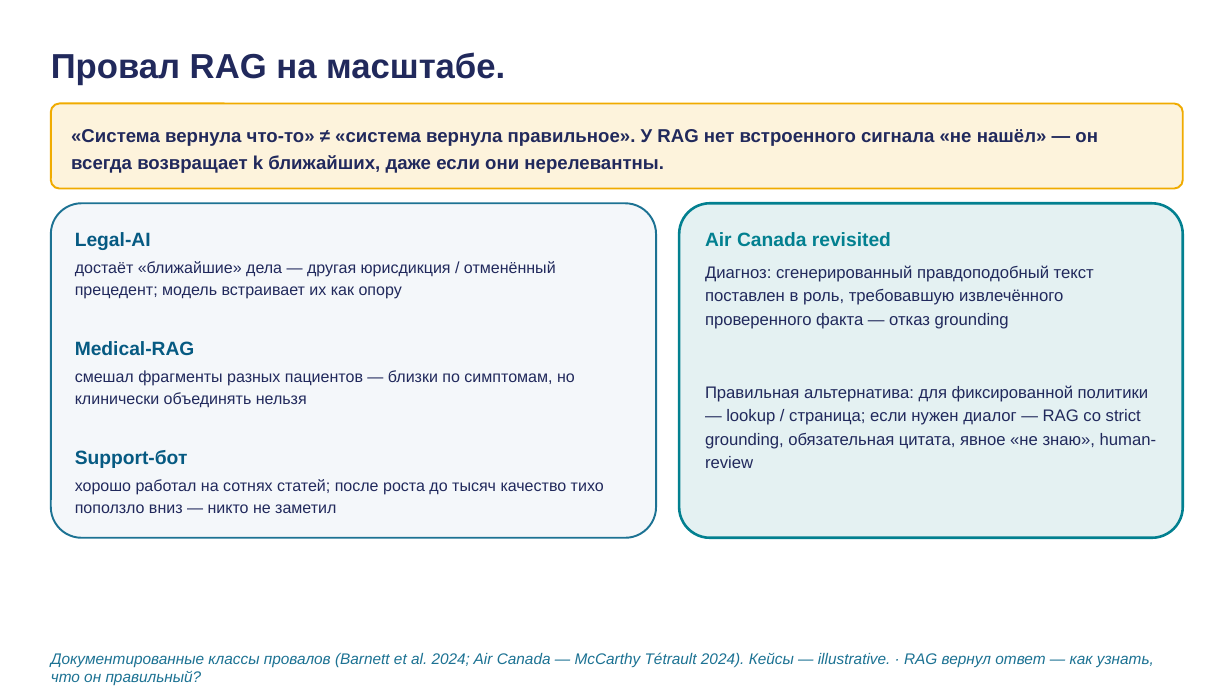
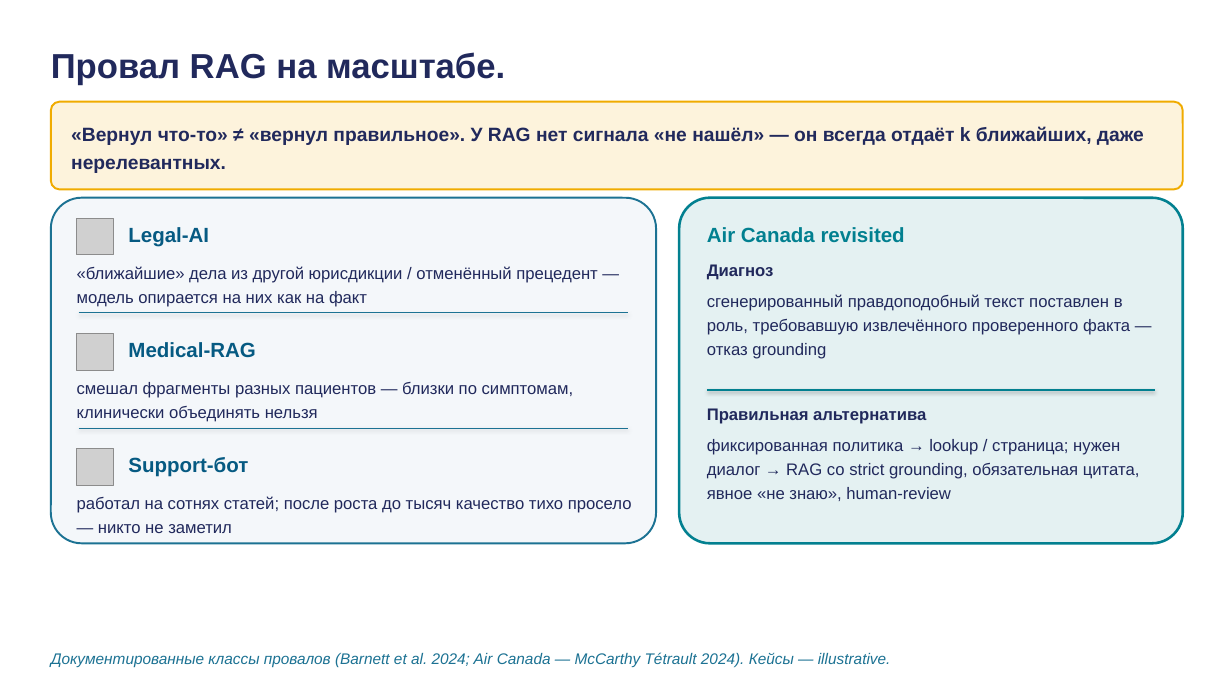
Before and after one commit to tellina-study/AI-usage-lessons, a slide deck: slide 13 of library/lectures/lec-03/rendered/lec-03.pptx. Drawn at 1232x693 pixels with LibreOffice and Linux fonts; fonts in the diff are those of the drawing; grey boxes stand for pictures. Boxes give left, top, right and bottom in pixels: in the first picture for what was removed or moved away, otherwise in the second. Text is boxed around its words. In the diff, an @@ line names an element or a change of style, - is before the commit and + after.

```diff
--- a/library/lectures/lec-03/rendered/lec-03.pptx
+++ b/library/lectures/lec-03/rendered/lec-03.pptx
@@ text at [71,126,1144,173]: text changed; size 14.5 to 15 pt @@
-«Система вернула что-то» ≠ «система вернула правильное». У RAG нет встроенного сигнала «не нашёл» — он всегда возвращает k ближайших, даже если они нерелевантны.
+«Вернул что-то» ≠ «вернул правильное». У RAG нет сигнала «не нашёл» — он всегда отдаёт k ближайших, даже нерелевантных.
@@ rounded rectangle: place and size @@
-rounded rectangle at [51,203,656,538]
+rounded rectangle at [51,198,656,543]
@@ rounded rectangle at [51,198,656,543]: proportions changed @@
@@ rounded rectangle at [679,198,1183,543]: proportions changed @@
@@ rounded rectangle: place and size @@
-rounded rectangle at [679,203,1183,538]
+rounded rectangle at [679,198,1183,543]
@@ picture added at [77,218,114,255] @@
@@ text "Legal-AI": place and size @@
-text "Legal-AI" at [75,232,151,250]
+text "Legal-AI" at [128,227,209,247]
@@ text at [77,266,598,307]: text changed; size 12.5 to 13 pt @@
-достаёт «ближайшие» дела — другая юрисдикция / отменённый прецедент; модель встраивает их как опору
+«ближайшие» дела из другой юрисдикции / отменённый прецедент — модель опирается на них как на факт
@@ text added at [707,264,774,280], 13 pt, text #21295C, bold @@
+Диагноз
@@ text at [707,294,1130,359]: text changed @@
-Диагноз: сгенерированный правдоподобный текст поставлен в роль, требовавшую извлечённого проверенного факта — отказ grounding
+сгенерированный правдоподобный текст поставлен в роль, требовавшую извлечённого проверенного факта — отказ grounding
@@ line added from (79, 313) to (628, 313), #1C7293 0.75 pt @@
@@ picture added at [77,334,114,371] @@
@@ text "Medical-RAG": place and size @@
-text "Medical-RAG" at [75,341,195,355]
+text "Medical-RAG" at [128,342,255,358]
@@ text at [77,382,574,422]: text changed; size 12.5 to 13 pt @@
-смешал фрагменты разных пациентов — близки по симптомам, но клинически объединять нельзя
+смешал фрагменты разных пациентов — близки по симптомам, клинически объединять нельзя
@@ line added from (707, 390) to (1155, 390), #028090 1 pt @@
@@ text added at [707,408,926,424], 13 pt, text #21295C, bold @@
+Правильная альтернатива
@@ picture added at [77,448,114,485] @@
@@ line added from (79, 428) to (628, 428), #1C7293 0.75 pt @@
@@ size 15 to 16 pt in 4 elements at [707,227,905,243], [128,342,255,358], [128,227,209,247], [128,457,248,477] @@
@@ text "Support-бот": place and size @@
-text "Support-бот" at [75,450,188,468]
+text "Support-бот" at [128,457,248,477]
@@ text at [707,439,1139,501]: text changed @@
-Правильная альтернатива: для фиксированной политики — lookup / страница; если нужен диалог — RAG со strict grounding, обязательная цитата, явное «не знаю», human-review
+фиксированная политика → lookup / страница; нужен диалог → RAG со strict grounding, обязательная цитата, явное «не знаю», human-review
@@ text at [77,496,632,533]: text changed; size 12.5 to 13 pt @@
-хорошо работал на сотнях статей; после роста до тысяч качество тихо поползло вниз — никто не заметил
+работал на сотнях статей; после роста до тысяч качество тихо просело — никто не заметил
@@ text at [51,652,891,667]: text changed @@
-Документированные классы провалов (Barnett et al. 2024; Air Canada — McCarthy Tétrault 2024). Кейсы — illustrative. · RAG вернул ответ — как узнать, что он правильный?
+Документированные классы провалов (Barnett et al. 2024; Air Canada — McCarthy Tétrault 2024). Кейсы — illustrative.
```
Also in this commit, not shown: 8 other slides changed, 1 slide added, 1 slide removed, 12 other files.
